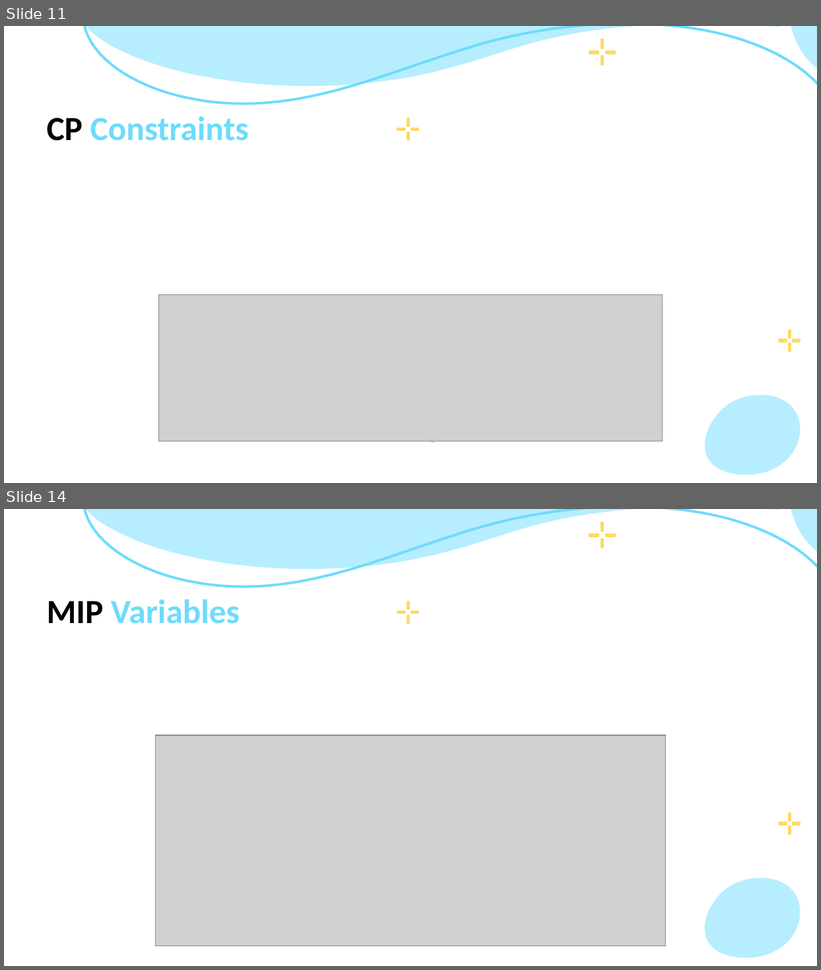
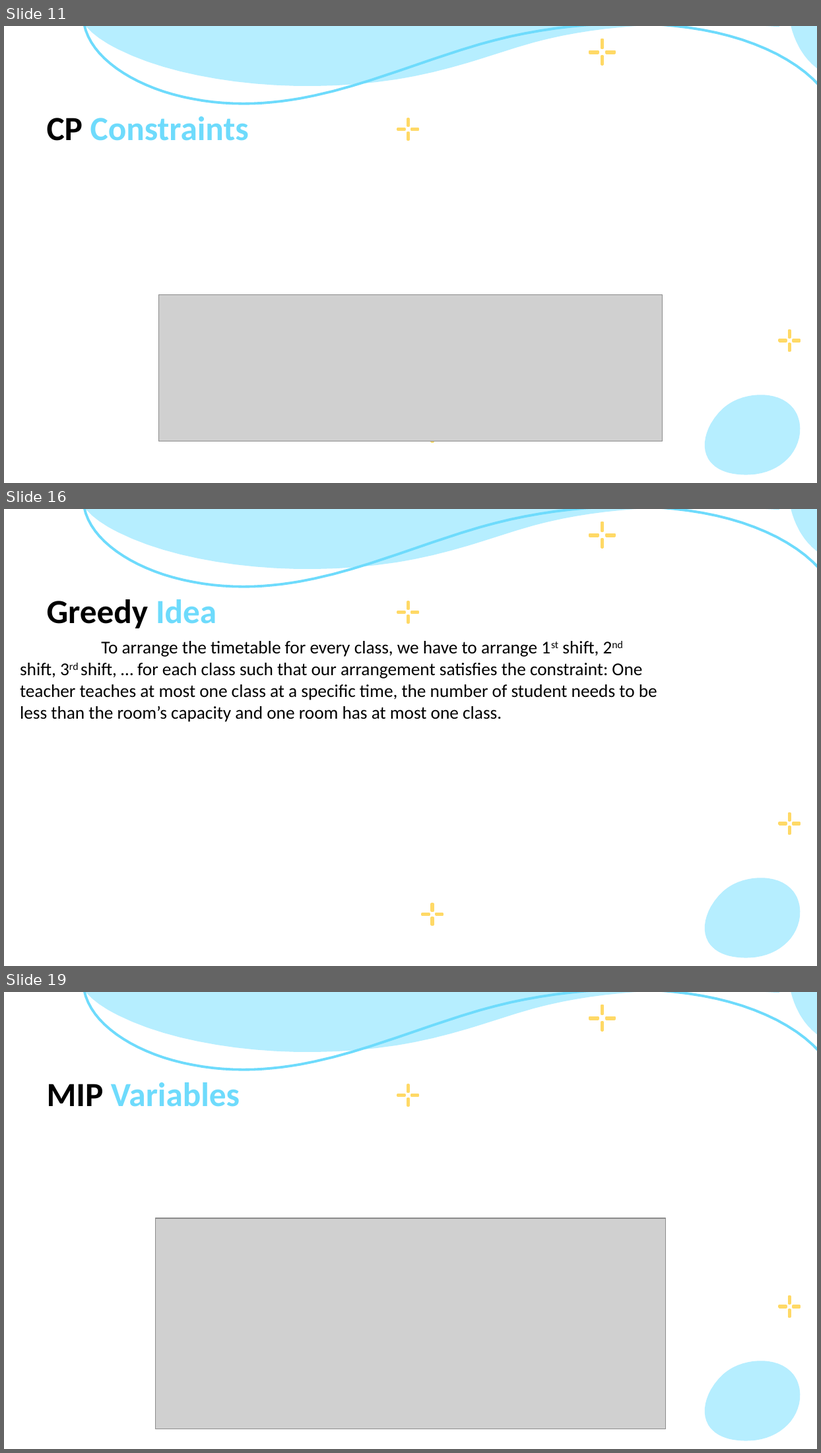
Before and after one commit to phongtran263/mini_project_opt, a slide deck: FOO.pptx. Shown one above the other, each under a label of ours: slides 11 and 14 before the commit, slides 11, 16 and 19 after it; the slides between them are not shown. The pictures are 821x970 and 821x1453 pixels, drawn with LibreOffice and Linux fonts; fonts in the diff are those of the drawing; grey boxes stand for pictures. Boxes give left, top, right and bottom in pixels: in the first picture for what was removed or moved away, otherwise in the second. Text is boxed around its words. In the diff, an @@ line names an element or a change of style, - is before the commit and + after.

```diff
--- a/FOO.pptx
+++ b/FOO.pptx
@@ slide 16 added at bbox=[4, 509, 817, 966], background #FFFFFF; not listed: 3 template elements that a slide beside it also shows @@
@@ group added at bbox=[589, 523, 614, 548]: 4 freeform shapes @@
@@ title added at bbox=[47, 599, 217, 628], 30 pt, text #000000, bold @@
+Greedy Idea
@@ group added at bbox=[399, 603, 418, 622]: 4 freeform shapes @@
@@ subtitle added at bbox=[20, 641, 657, 722], 16 pt, text #000000 @@
+To arrange the timetable for every class, we have to arrange 1st shift, 2nd shift, 3rd shift, … for each class such that our arrangement satisfies the constraint: One teacher teaches at most one class at a specific time, the number of student needs to be less than the room’s capacity and one room has at most one class.
@@ group added at bbox=[780, 814, 800, 834]: 4 freeform shapes @@
@@ freeform shape added at bbox=[698, 865, 808, 966], fill #B6EEFF @@
@@ group added at bbox=[422, 905, 442, 925]: 4 freeform shapes @@
@@ what was slide 14 is now slide 19 @@
```
Also in this commit, not shown: 3 slides changed, 4 other slides added.
